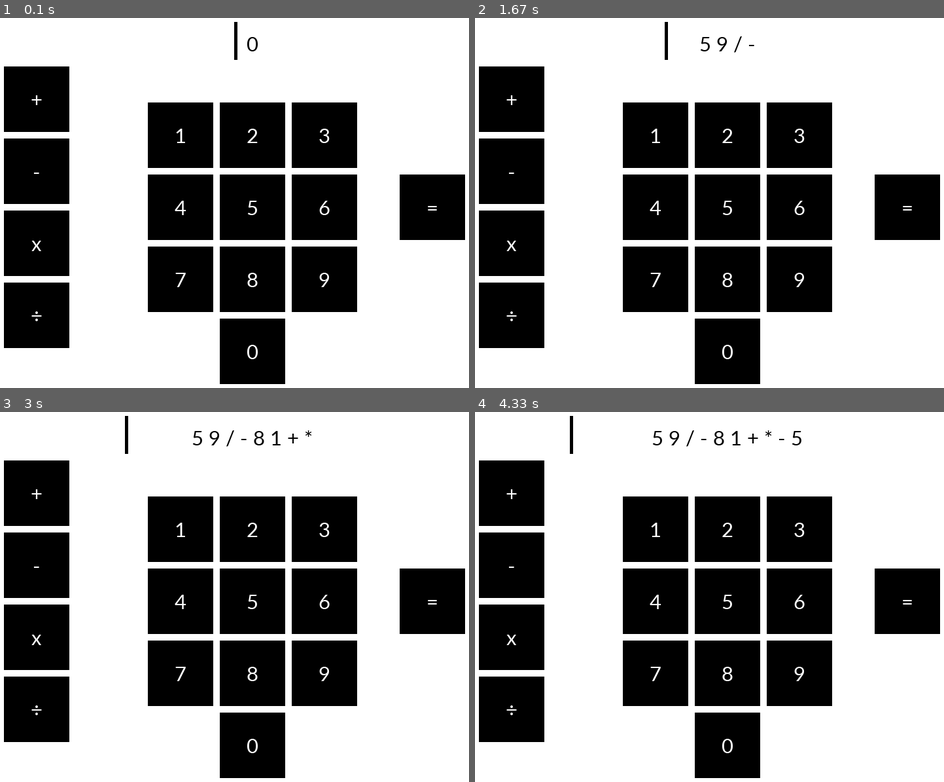
Above: before the commit, frames 1-4 (two rows, left to right).
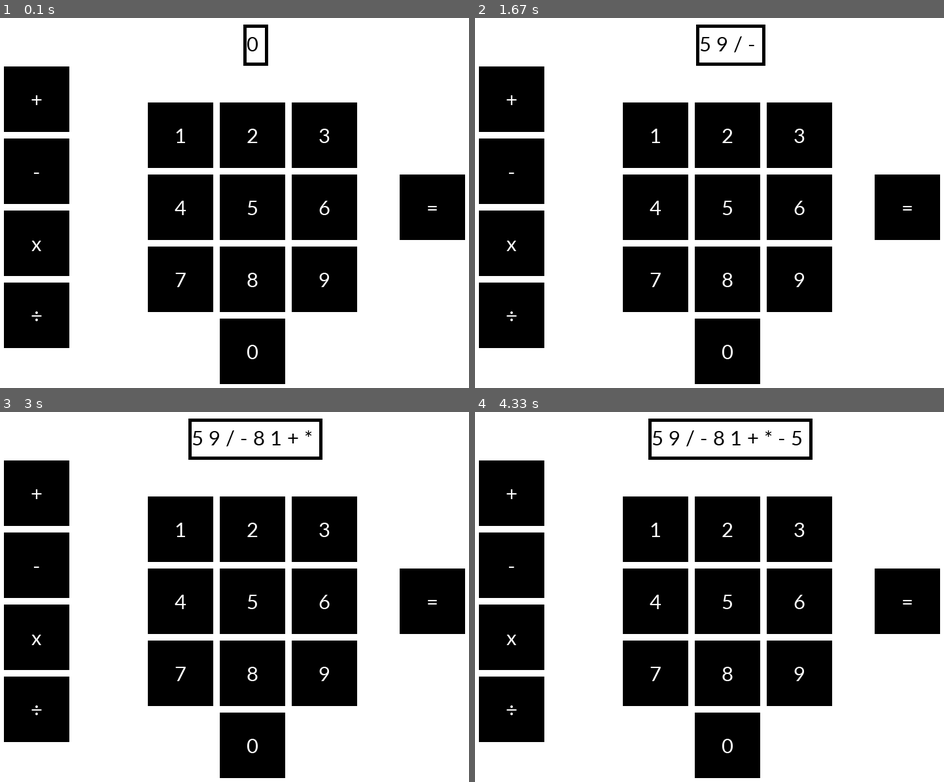
Above: after the commit, the same moments.

Repository: RoyalWeden/hax-coding-olympics
Game: pygame game, started from sunday/main.py
Same seed, same stepped clock (60 frames per second), same inputs: the game is played once before the commit and once after it.
Inputs (mouse positions are in pixels of both pictures, inside the frame that each line leads up to):
- Up to frame 1 (0.1 s): no input
- Up to frame 2 (1.67 s): click (728, 206) at 0.38 s; click (784, 295) at 0.72 s; click (545, 299) at 1.08 s; click (517, 195) at 1.55 s
- Up to frame 3 (3 s): click (262, 641) at 1.88 s; click (168, 519) at 2.22 s; click (28, 515) at 2.55 s; click (60, 641) at 2.88 s
- Up to frame 4 (4.33 s): click (540, 552) at 3.25 s; click (751, 585) at 3.55 s

The runs differ from the first frame. In frame 1, 0.3% of the frame differs, in the area x 49-58%, y 1-13%; in frame 2, 0.5%; in frame 3, 0.7%; in frame 4, 0.8%, in the area x 20-72%, y 1-13%.

Commit message:
Fixed answer box

Diff:
--- a/sunday/src/gameobject.py
+++ b/sunday/src/gameobject.py
@@ -101,10 +101,40 @@
                 self.screen,
                 self.border_color,
                 [
-                    self.pos()[0] - self.size()[0] / 2 - self.border_thickness,
-                    self.pos()[1] - self.size()[1] / 2 + self.border_thickness * 2,
+                    self.screen.get_width() - self.pos()[0] + self.border_thickness * 2,
+                    self.pos()[1] - self.text_size()[1] / 2 + self.border_thickness * 2,
                     self.border_thickness,
                     self.size()[1] + self.border_thickness * 2
+                ]
+            )
+            pygame.draw.rect(
+                self.screen,
+                self.border_color,
+                [
+                    self.pos()[0] - self.border_thickness,
+                    self.pos()[1] - self.text_size()[1] / 2 + self.border_thickness * 2,
+                    self.border_thickness,
+                    self.size()[1] + self.border_thickness * 2
+                ]
+            )
+            pygame.draw.rect(
+                self.screen,
+                self.border_color,
+                [
+                    self.pos()[0] - self.border_thickness,
+                    self.pos()[1] - self.border_thickness * 2,
+                    self.size()[0] + self.border_thickness * 2,
+                    self.border_thickness
+                ]
+            )
+            pygame.draw.rect(
+                self.screen,
+                self.border_color,
+                [
+                    self.pos()[0] - self.border_thickness,
+                    self.pos()[1] + self.text_size()[1] + self.border_thickness * 2,
+                    self.size()[0] + self.border_thickness * 2,
+                    self.border_thickness
                 ]
             )
 
